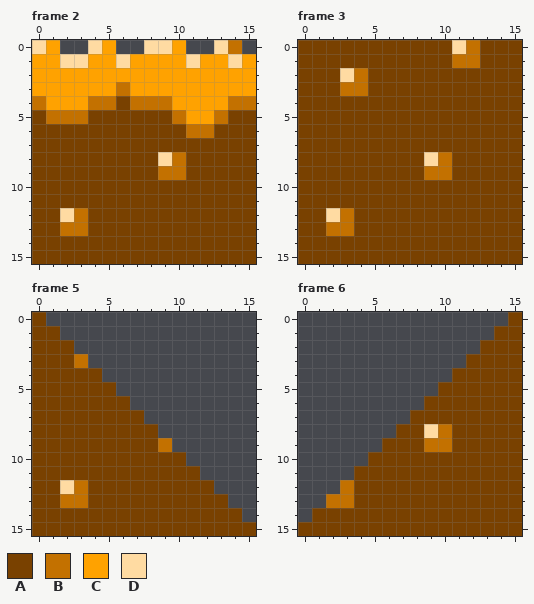
Pixel-art file, stored at Tilesets/Nest/Nest.aseprite. This is how it looked before the edit.
16x16 pixels, 15 frames. Shown: frame 2, frame 3, frame 5, frame 6. The commit also changed other frames, which this record leaves out.
Palette (. is transparent): A #794100  B #c37100  C #ffa200  D #ffdba2
Pixels before, frame 2, first column x 0:
 0 DC..DC..DDC..DB.
 1 CCDDCCDCCCCDCCDC
 2 CCCCCCCCCCCCCCCC
 3 CCCCCCBCCCCCCCCC
 4 BCCCBBABBBCCCCBB
 5 ABBBAAAAAABCCBAA
 6 AAAAAAAAAAABBAAA
 7 AAAAAAAAAAAAAAAA
 8 AAAAAAAAADBAAAAA
 9 AAAAAAAAABBAAAAA
10 AAAAAAAAAAAAAAAA
11 AAAAAAAAAAAAAAAA
12 AADBAAAAAAAAAAAA
13 AABBAAAAAAAAAAAA
14 AAAAAAAAAAAAAAAA
15 AAAAAAAAAAAAAAAA
Pixels before, frame 3, first column x 0:
 0 AAAAAAAAAAADBAAA
 1 AAAAAAAAAAABBAAA
 2 AAADBAAAAAAAAAAA
 3 AAABBAAAAAAAAAAA
 4 AAAAAAAAAAAAAAAA
 5 AAAAAAAAAAAAAAAA
 6 AAAAAAAAAAAAAAAA
 7 AAAAAAAAAAAAAAAA
 8 AAAAAAAAADBAAAAA
 9 AAAAAAAAABBAAAAA
10 AAAAAAAAAAAAAAAA
11 AAAAAAAAAAAAAAAA
12 AADBAAAAAAAAAAAA
13 AABBAAAAAAAAAAAA
14 AAAAAAAAAAAAAAAA
15 AAAAAAAAAAAAAAAA
Pixels before, frame 5, first column x 0:
 0 A...............
 1 AA..............
 2 AAA.............
 3 AAAB............
 4 AAAAA...........
 5 AAAAAA..........
 6 AAAAAAA.........
 7 AAAAAAAA........
 8 AAAAAAAAA.......
 9 AAAAAAAAAB......
10 AAAAAAAAAAA.....
11 AAAAAAAAAAAA....
12 AADBAAAAAAAAA...
13 AABBAAAAAAAAAA..
14 AAAAAAAAAAAAAAA.
15 AAAAAAAAAAAAAAAA
Pixels before, frame 6, first column x 0:
 0 ...............A
 1 ..............AA
 2 .............AAA
 3 ............AAAA
 4 ...........AAAAA
 5 ..........AAAAAA
 6 .........AAAAAAA
 7 ........AAAAAAAA
 8 .......AADBAAAAA
 9 ......AAABBAAAAA
10 .....AAAAAAAAAAA
11 ....AAAAAAAAAAAA
12 ...BAAAAAAAAAAAA
13 ..BBAAAAAAAAAAAA
14 .AAAAAAAAAAAAAAA
15 AAAAAAAAAAAAAAAA
The result:
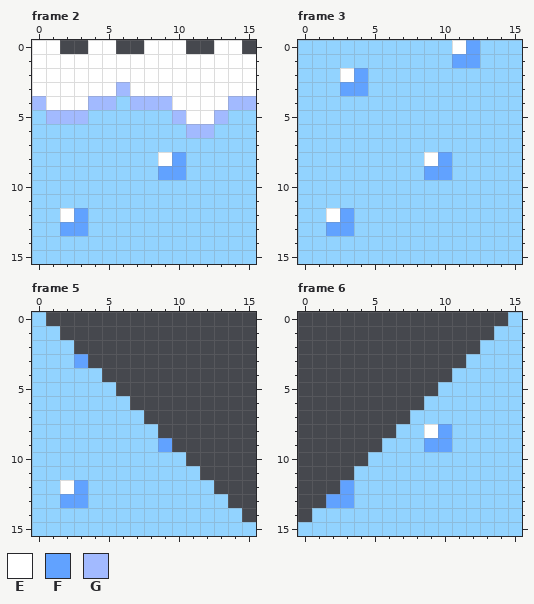
Colours new in this view: E #ffffff  F #61a2ff  G #a2baff
Diff:
colour A: #794100 -> #92d3ff
Frame 2:
y 0: x 0..1 DC -> EE; x 4..5 DC -> EE; x 8..10 DDC -> EEE; x 13..14 DB -> EE
y 1: x 0..15 CCDDCCDCCCCDCCDC -> EEEEEEEEEEEEEEEE
y 2: x 0..15 CCCCCCCCCCCCCCCC -> EEEEEEEEEEEEEEEE
y 3: x 0..15 CCCCCCBCCCCCCCCC -> EEEEEEGEEEEEEEEE
y 4: x 0..5 BCCCBB -> GEEEGG; x 7..15 BBBCCCCBB -> GGGEEEEGG
y 5: x 1..3 BBB -> GGG; x 10..13 BCCB -> GEEG
y 6: x 11..12 BB -> GG
y 8: x 9..10 DB -> EF
y 9: x 9..10 BB -> FF
y 12: x 2..3 DB -> EF
y 13: x 2..3 BB -> FF
Frame 3:
y 0: x 11..12 DB -> EF
y 1: x 11..12 BB -> FF
y 2: x 3..4 DB -> EF
y 3: x 3..4 BB -> FF
y 8: x 9..10 DB -> EF
y 9: x 9..10 BB -> FF
y 12: x 2..3 DB -> EF
y 13: x 2..3 BB -> FF
Frame 5:
y 3: x 3 B -> F
y 9: x 9 B -> F
y 12: x 2..3 DB -> EF
y 13: x 2..3 BB -> FF
Frame 6:
y 8: x 9..10 DB -> EF
y 9: x 9..10 BB -> FF
y 12: x 3 B -> F
y 13: x 2..3 BB -> FF
Where, in picture pixels (left, top, right, bottom), the same in both pictures:
changed: (32, 40, 256, 264)
changed: (298, 40, 522, 264)
changed: (32, 312, 256, 536)
changed: (298, 312, 522, 536)
